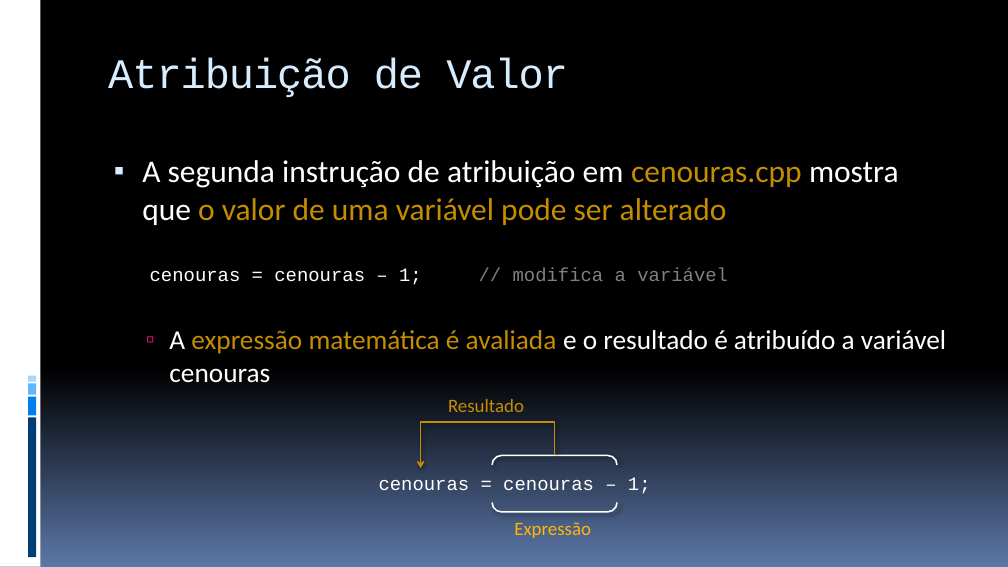
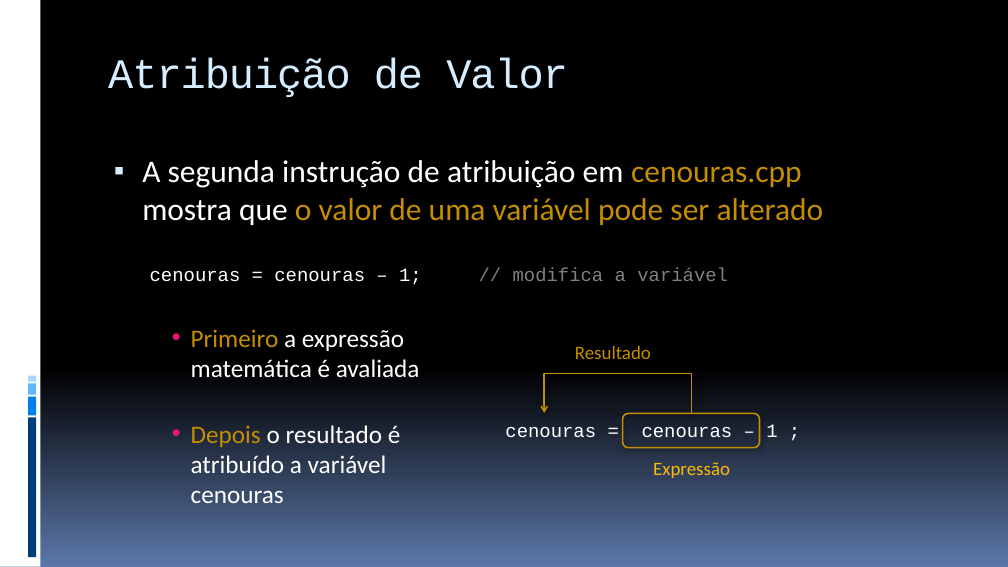
Before and after one commit to JudsonSS/ProgComp, a slide deck: slide 19 of Slides/03. Variáveis Constantes e Atribuição.pptx. Drawn at 1008x567 pixels with LibreOffice and Linux fonts; fonts in the diff are those of the drawing. Boxes give left, top, right and bottom in pixels: in the first picture for what was removed or moved away, otherwise in the second. Text is boxed around its words. In the diff, an @@ line names an element or a change of style, - is before the commit and + after.

```diff
--- a/Slides/03. Variáveis Constantes e Atribuição.pptx
+++ b/Slides/03. Variáveis Constantes e Atribuição.pptx
@@ text at (191,329,420,503): text changed; size 26 to 24 pt @@
-  ▫ A expressão matemática é avaliada e o resultado é atribuído a variável cenouras
+    • Primeiro a expressão
+      matemática é avaliada
+    • Depois o resultado é
+      atribuído a variável
+      cenouras
@@ text "Resultado": place and size @@
-text "Resultado" at (448,399,524,412)
+text "Resultado" at (575,346,651,359)
@@ elbow arrow moved from (555, 454) - (420, 468) to (692, 414) - (544, 413) @@
@@ rounded rectangle added at (623,414,760,448), outline #C58D01 1.5 pt @@
@@ text at (505,424,777,437): spaces changed @@
-cenouras = cenouras – 1;
+cenouras = cenouras – 1 ;
@@ bracket pair removed at (492,455,617,512) @@
@@ text "Expressão": place and size @@
-text "Expressão" at (514,522,591,538)
+text "Expressão" at (653,462,730,478)
```
Also in this commit, not shown: 10 other slides changed, 5 other files.
